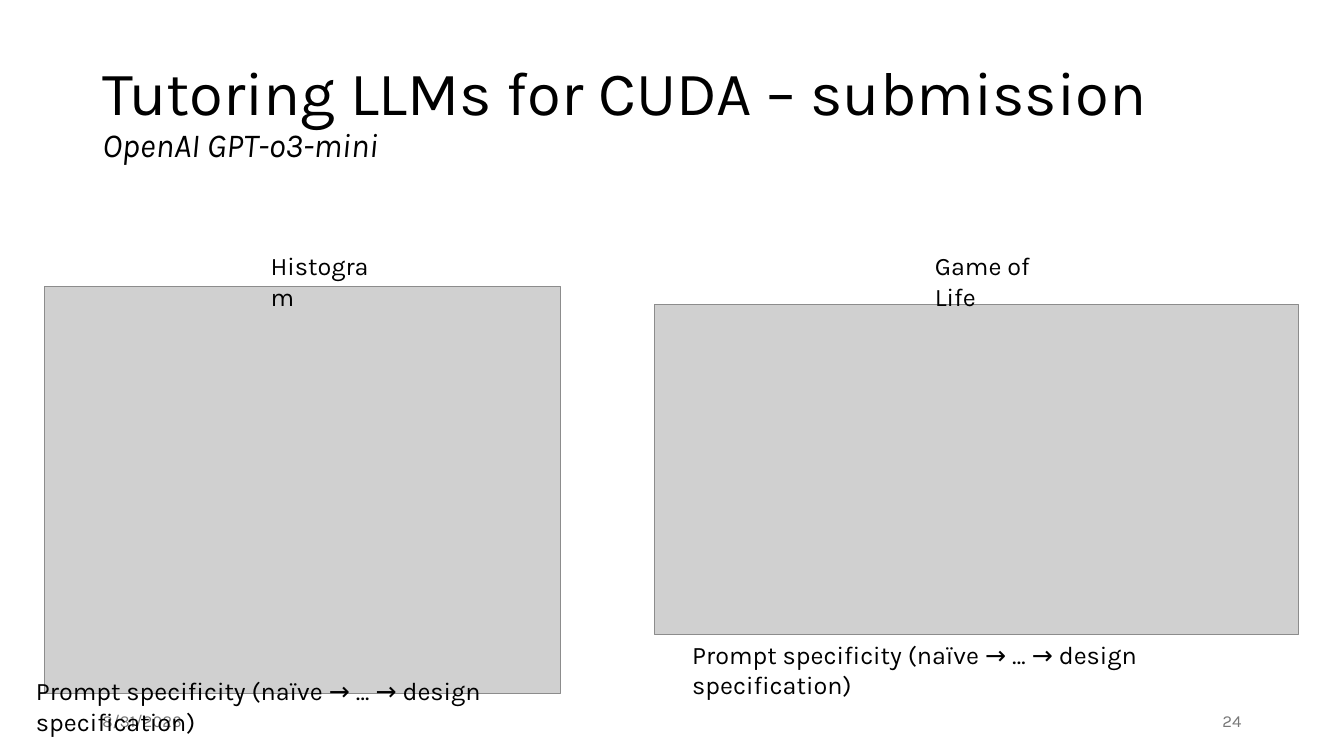
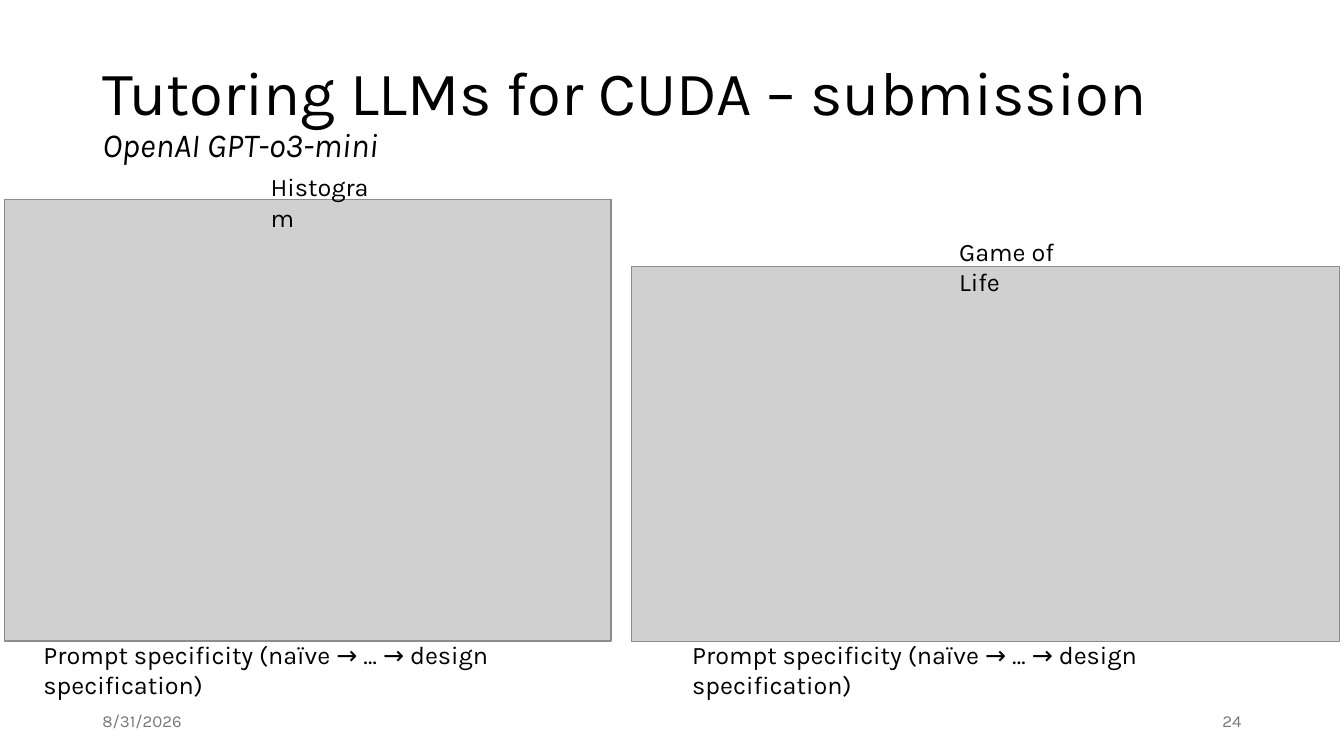
Before and after one commit to jiriklepl/phd-thesis, a slide deck: slide 24 of slides/Optimizing Memory Layouts and Traversal Orders in High-Performance Computing.pptx. Drawn at 1344x756 pixels with LibreOffice and Linux fonts; fonts in the diff are those of the drawing; grey boxes stand for pictures. Boxes give left, top, right and bottom in pixels: in the first picture for what was removed or moved away, otherwise in the second. Text is boxed around its words. In the diff, an @@ line names an element or a change of style, - is before the commit and + after.

```diff
--- a/slides/Optimizing Memory Layouts and Traversal Orders in High-Performance Computing.pptx
+++ b/slides/Optimizing Memory Layouts and Traversal Orders in High-Performance Computing.pptx
@@ text "Histogram": place and size @@
-text "Histogram" at (261, 246, 395, 286)
+text "Histogram" at (261, 166, 395, 207)
@@ picture: place and size @@
-picture at (45, 286, 562, 694)
+picture at (4, 200, 611, 641)
@@ text "Game of Life" rewrapped from (935, 257, 1029, 312) to (959, 243, 1054, 292) @@
@@ picture: place and size @@
-picture at (654, 304, 1300, 634)
+picture at (631, 266, 1340, 641)
@@ text "Prompt specificity (naïve → … ...": place and size @@
-text "Prompt specificity (naïve → … ..." at (36, 678, 481, 737)
+text "Prompt specificity (naïve → … ..." at (43, 641, 488, 700)
```
Also in this commit, not shown: 15 other slides changed.
